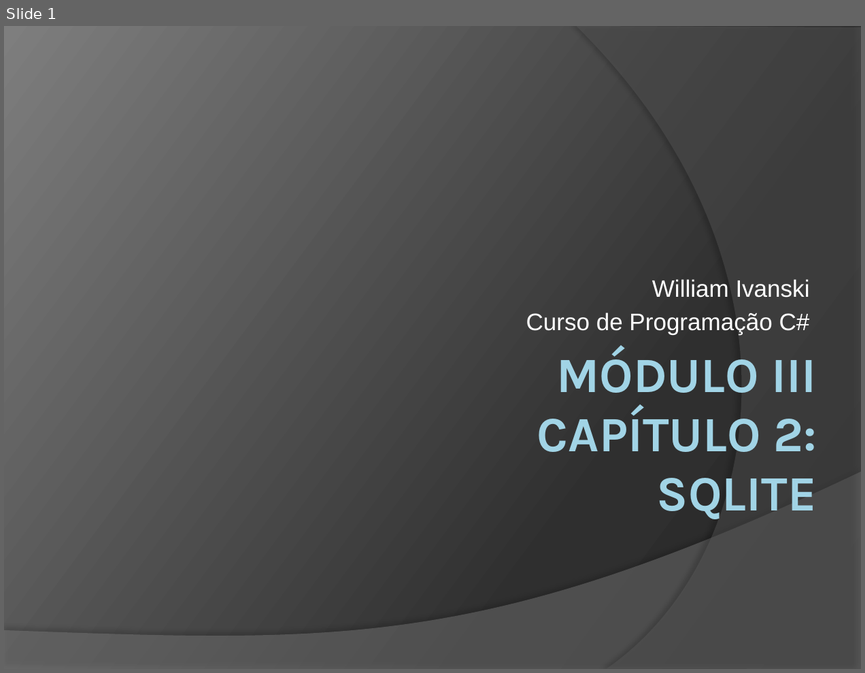
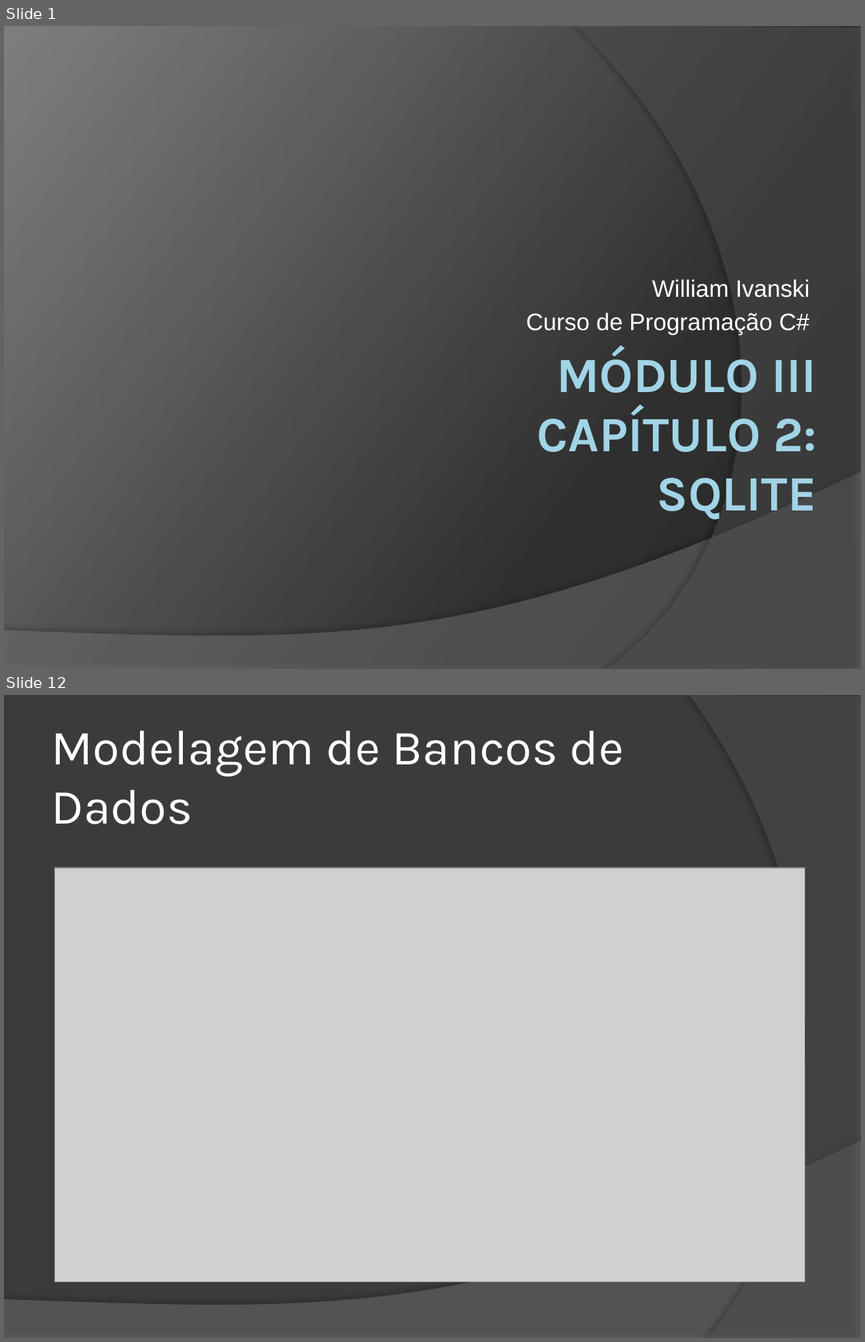
Before and after one commit to wind39/wind39.github.io, a slide deck: curso/modulo3capitulo2.pptx. Shown one above the other, each under a label of ours: slide 1 before the commit, slides 1 and 12 after it; the slides between them are not shown. The pictures are 865x673 and 865x1342 pixels, drawn with LibreOffice and Linux fonts; fonts in the diff are those of the drawing; grey boxes stand for pictures. Boxes give left, top, right and bottom in pixels: in the first picture for what was removed or moved away, otherwise in the second. Text is boxed around its words. In the diff, an @@ line names an element or a change of style, - is before the commit and + after.

```diff
--- a/curso/modulo3capitulo2.pptx
+++ b/curso/modulo3capitulo2.pptx
@@ slide 12 added at bbox=[4, 695, 861, 1338], background #3B3B3B; not listed: 1 template element that a slide beside it also shows @@
@@ freeform shape added at bbox=[689, 695, 861, 1338], fill #5E5E5E at 40% opacity @@
@@ title added at bbox=[51, 730, 624, 824], 41.4 pt, text #FFFFFF @@
+Modelagem de Bancos de Dados
@@ picture added at bbox=[54, 868, 804, 1282] @@
```
Also in this commit, not shown: 1 slide changed, 24 other slides added, 16 other files.
